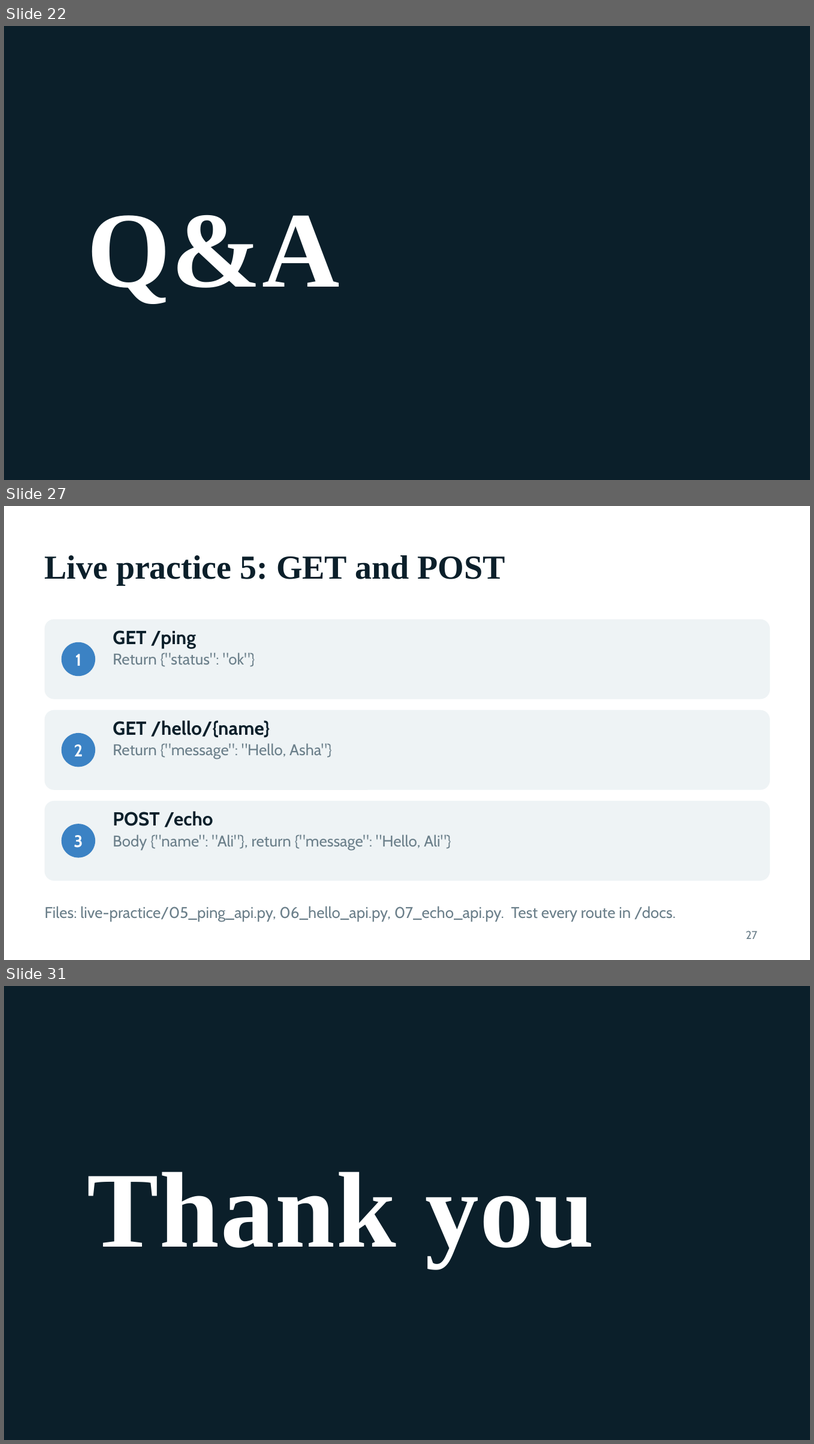
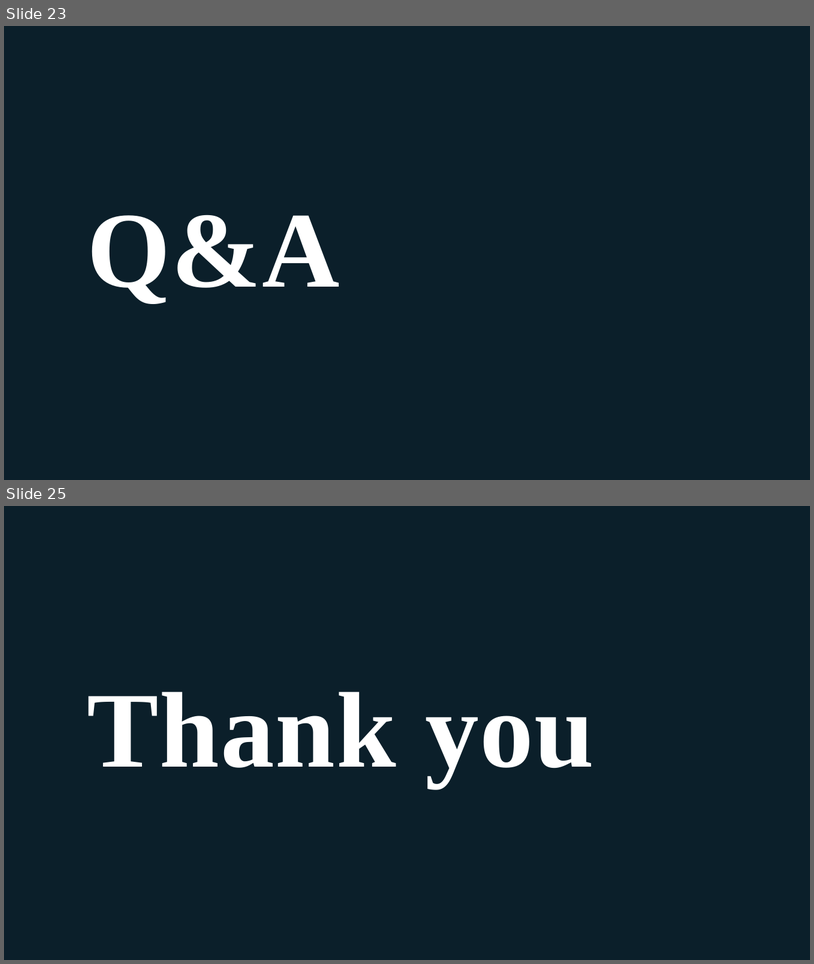
Before and after one commit to VishwasVK07/BFA, a slide deck: class-2/docs/class-2-slides.pptx. Shown one above the other, each under a label of ours: slides 22, 27 and 31 before the commit, slides 23 and 25 after it; the slides between them are not shown. The pictures are 814x1444 and 814x964 pixels, drawn with LibreOffice and Linux fonts; fonts in the diff are those of the drawing; background and template pictures are left out. Boxes give left, top, right and bottom in pixels: in the first picture for what was removed or moved away, otherwise in the second. Text is boxed around its words. In the diff, an @@ line names an element or a change of style, - is before the commit and + after.

```diff
--- a/class-2/docs/class-2-slides.pptx
+++ b/class-2/docs/class-2-slides.pptx
@@ slide 27 removed at bbox=[4, 506, 810, 960], background #FFFFFF @@
@@ text removed at bbox=[45, 555, 505, 585] @@
-Live practice 5: GET and POST
@@ rounded rectangle removed at bbox=[45, 619, 770, 699] @@
@@ text removed at bbox=[113, 630, 196, 648] @@
-GET /ping
@@ ellipse removed at bbox=[62, 642, 95, 676] @@
@@ text removed at bbox=[75, 654, 81, 666] @@
-1
@@ text removed at bbox=[113, 652, 255, 667] @@
-Return {"status": "ok"}
@@ rounded rectangle removed at bbox=[45, 710, 770, 790] @@
@@ text removed at bbox=[113, 720, 270, 738] @@
-GET /hello/{name}
@@ ellipse removed at bbox=[62, 733, 95, 767] @@
@@ text removed at bbox=[74, 744, 83, 756] @@
-2
@@ text removed at bbox=[113, 743, 332, 759] @@
-Return {"message": "Hello, Asha"}
@@ rounded rectangle removed at bbox=[45, 801, 770, 880] @@
@@ text removed at bbox=[113, 811, 213, 827] @@
-POST /echo
@@ ellipse removed at bbox=[62, 823, 95, 858] @@
@@ text removed at bbox=[74, 835, 83, 847] @@
-3
@@ text removed at bbox=[113, 834, 451, 849] @@
-Body {"name": "Ali"}, return {"message": "Hello, Ali"}
@@ text removed at bbox=[45, 906, 676, 921] @@
-Files: live-practice/05_ping_api.py, 06_hello_api.py, 07_echo_api.py. Test every route in /docs.
@@ text removed at bbox=[746, 930, 758, 939] @@
-27
@@ what was slide 22 is now slide 23 @@
@@ what was slide 31 is now slide 25 @@
```
Also in this commit, not shown: 4 slides changed, 1 slide added, 6 other slides removed, 9 other files.
